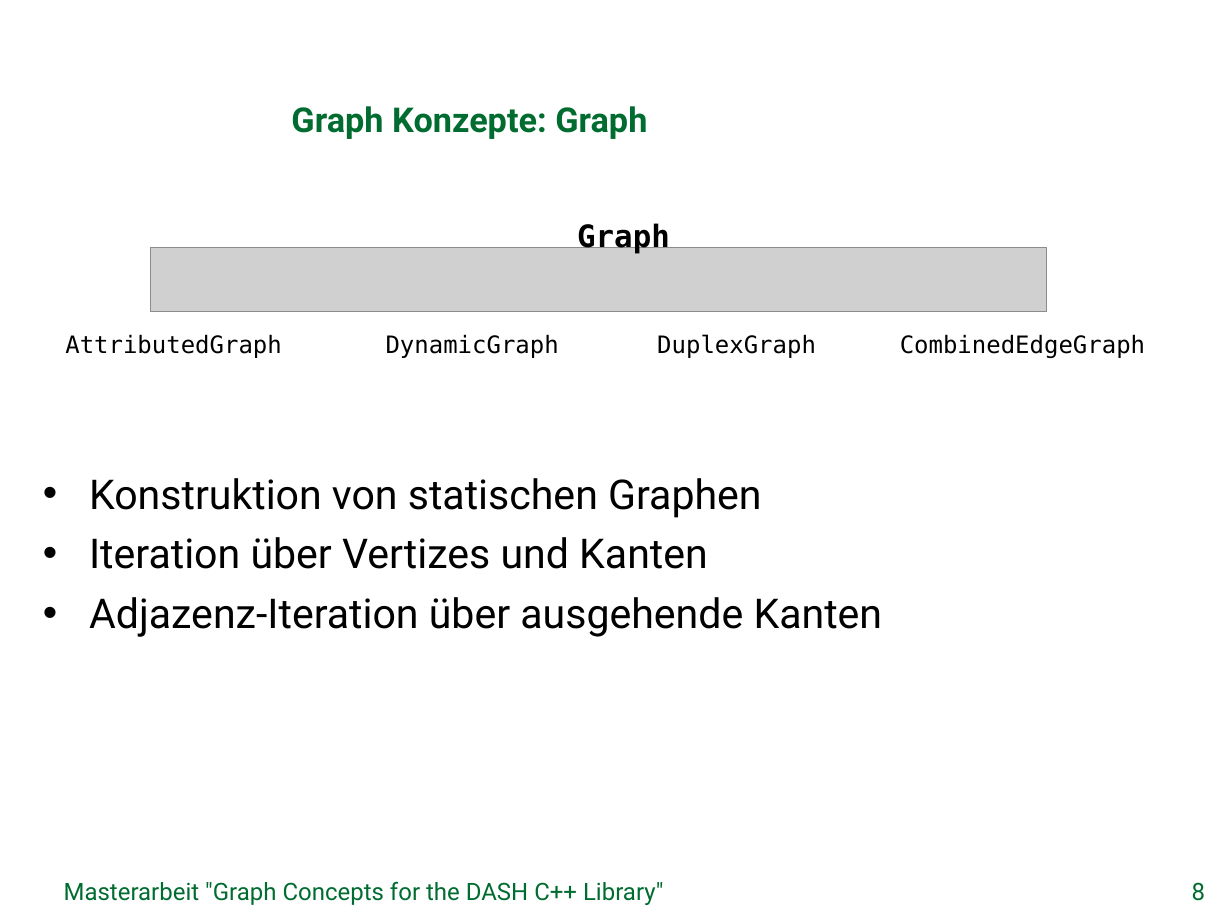
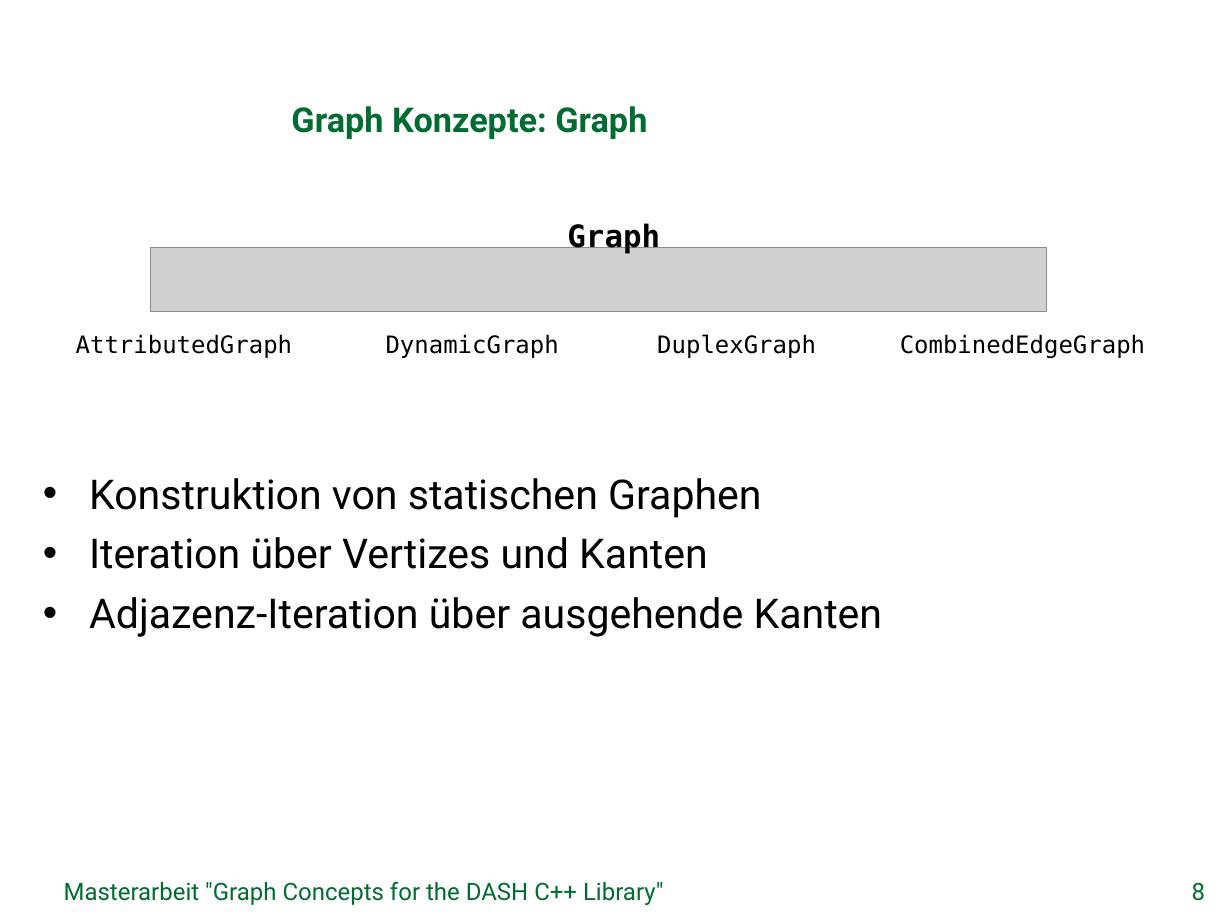
Before and after one commit to stiefn/dyn-data-structures-thesis, a slide deck: slide 8 of Folien/Abschlusssvortrag_Stefan_Effenberger.pptx. Drawn at 1232x924 pixels with LibreOffice and Linux fonts; fonts in the diff are those of the drawing; grey boxes stand for pictures; background and template pictures are left out. Boxes give left, top, right and bottom in pixels: in the first picture for what was removed or moved away, otherwise in the second. Text is boxed around its words. In the diff, an @@ line names an element or a change of style, - is before the commit and + after.

```diff
--- a/Folien/Abschlusssvortrag_Stefan_Effenberger.pptx
+++ b/Folien/Abschlusssvortrag_Stefan_Effenberger.pptx
@@ text "Graph": place and size @@
-text "Graph" at [577, 222, 670, 254]
+text "Graph" at [567, 222, 660, 254]
@@ text "AttributedGraph": place and size @@
-text "AttributedGraph" at [65, 334, 281, 358]
+text "AttributedGraph" at [76, 334, 292, 358]
```
Also in this commit, not shown: 9 other slides changed, 1 slide removed.
